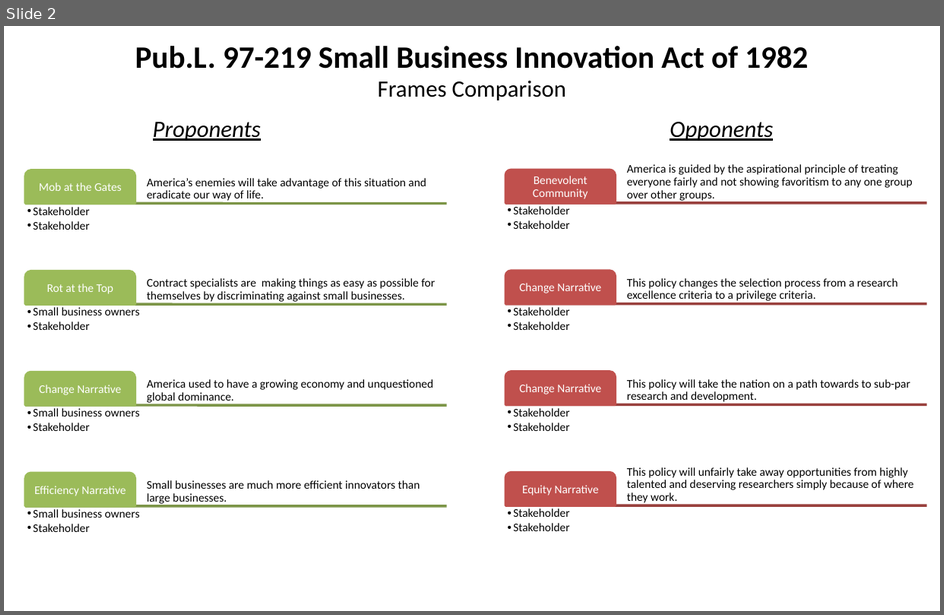
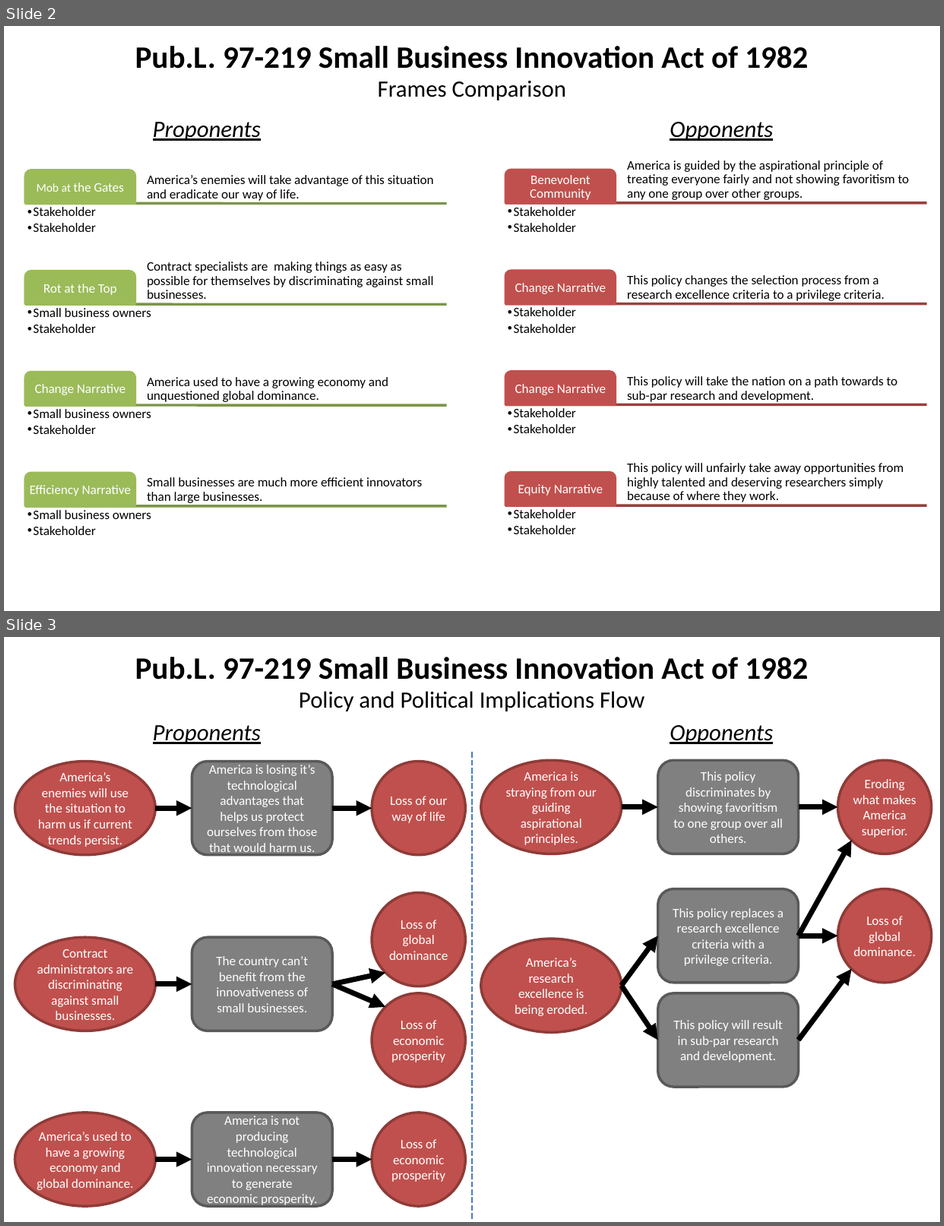
Before and after one commit to SLU-Courses-Townes/POLS6310, a slide deck: Assignments/Townes_POLS6310_Spring2019_Assignment01.pptx. Shown one above the other, each under a label of ours: slide 2 before the commit, slides 2 and 3 after it. The pictures are 944x615 and 944x1226 pixels, drawn with LibreOffice and Linux fonts; fonts in the diff are those of the drawing. Boxes give left, top, right and bottom in pixels: in the first picture for what was removed or moved away, otherwise in the second. Text is boxed around its words. In the diff, an @@ line names an element or a change of style, - is before the commit and + after.

```diff
--- a/Assignments/Townes_POLS6310_Spring2019_Assignment01.pptx
+++ b/Assignments/Townes_POLS6310_Spring2019_Assignment01.pptx
@@ slide 3 added at <box>4,637,940,1222</box>, background #FFFFFF @@
@@ text added at <box>135,657,808,680</box>, 24 pt, text #000000, bold @@
+Pub.L. 97-219 Small Business Innovation Act of 1982
@@ text added at <box>299,691,645,711</box>, 18 pt, text #000000 @@
+Policy and Political Implications Flow
@@ text added at <box>153,725,261,744</box>, 18 pt, text #000000, italic, underline @@
+Proponents
@@ text added at <box>670,725,773,744</box>, 18 pt, text #000000, italic, underline @@
+Opponents
@@ line added from (472, 753) to (472, 1221), #4B7EBC 1.5 pt dashed @@
@@ ellipse added at <box>481,761,622,854</box>, fill #C0504D, outline #8E3B39 2 pt, 10 pt, text #FFFFFF @@
+America is straying from our guiding aspirational principles.
@@ rounded rectangle added at <box>658,761,799,854</box>, fill #808080, outline #595959 2 pt, 10 pt, text #FFFFFF @@
+This policy discriminates by showing favoritism to one group over all others.
@@ ellipse added at <box>838,761,932,854</box>, fill #C0504D, outline #8E3B39 2 pt, 10 pt, text #FFFFFF @@
+Eroding what makes America superior.
@@ group added at <box>15,762,465,855</box>: 2 ellipses, 2 arrows, 1 rounded rectangle @@
+America’s enemies will use the situation to harm us if current trends persist.
+Loss of our way of life
+America is losing it’s technological advantages that helps us protect ourselves from those that would harm us.
@@ arrow added from (622, 807) to (658, 807), #000000 4 pt @@
@@ arrow added from (799, 807) to (838, 807), #000000 4 pt @@
@@ arrow added from (799, 936) to (852, 840), #000000 4 pt @@
@@ rounded rectangle added at <box>658,889,799,983</box>, fill #808080, outline #595959 2 pt, 10 pt, text #FFFFFF @@
+This policy replaces a research excellence criteria with a privilege criteria.
@@ ellipse added at <box>838,889,932,983</box>, fill #C0504D, outline #8E3B39 2 pt, 10 pt, text #FFFFFF @@
+Loss of global dominance.
@@ ellipse added at <box>481,939,622,1032</box>, fill #C0504D, outline #8E3B39 2 pt, 10 pt, text #FFFFFF @@
+America’s research excellence is being eroded.
@@ arrow added from (622, 985) to (658, 936), #000000 4 pt @@
@@ arrow added from (799, 936) to (838, 936), #000000 4 pt @@
@@ arrow added from (799, 1041) to (852, 969), #000000 4 pt @@
@@ group added at <box>15,892,465,1088</box>: 3 ellipses, 3 arrows, 1 rounded rectangle @@
+Contract administrators are discriminating against small businesses.
+Loss of global dominance
+The country can’t benefit from the innovativeness of small businesses.
+Loss of economic prosperity
@@ arrow added from (622, 985) to (658, 1041), #000000 4 pt @@
@@ rounded rectangle added at <box>658,993,799,1088</box>, fill #808080, outline #595959 2 pt, 10 pt, text #FFFFFF @@
+This policy will result in sub-par research and development.
@@ group added at <box>15,1113,465,1206</box>: 2 ellipses, 2 arrows, 1 rounded rectangle @@
+America’s used to have a growing economy and global dominance.
+Loss of economic prosperity
+America is not producing technological innovation necessary to generate economic prosperity.
@@ slide 2 changed as well @@
@@ text "Mob at the Gates" at <box>37,183,123,192</box>: size 9 to 10 pt in "the Gates" @@
@@ size 9 to 10 pt in 23 elements at <box>147,175,434,202</box>, <box>33,207,95,232</box>, <box>147,262,433,303</box>, <box>44,284,117,295</box>, <box>33,308,151,333</box>, <box>147,377,389,402</box>, <box>35,384,126,395</box>, <box>33,409,151,434</box>, <box>147,477,422,503</box>, <box>30,485,131,496</box>, <box>33,510,151,535</box>, <box>627,161,910,200</box>, <box>530,175,591,200</box>, <box>514,207,576,232</box>, <box>627,275,884,301</box>, <box>515,283,606,294</box>, <box>514,307,576,333</box>, <box>627,376,899,404</box>, <box>515,384,606,395</box>, <box>514,408,576,433</box>, <box>627,463,905,505</box>, <box>519,484,603,496</box>, <box>514,509,576,534</box> @@
```
Also in this commit, not shown: 1 other slide changed, 1 other slide added, 1 slide removed.
